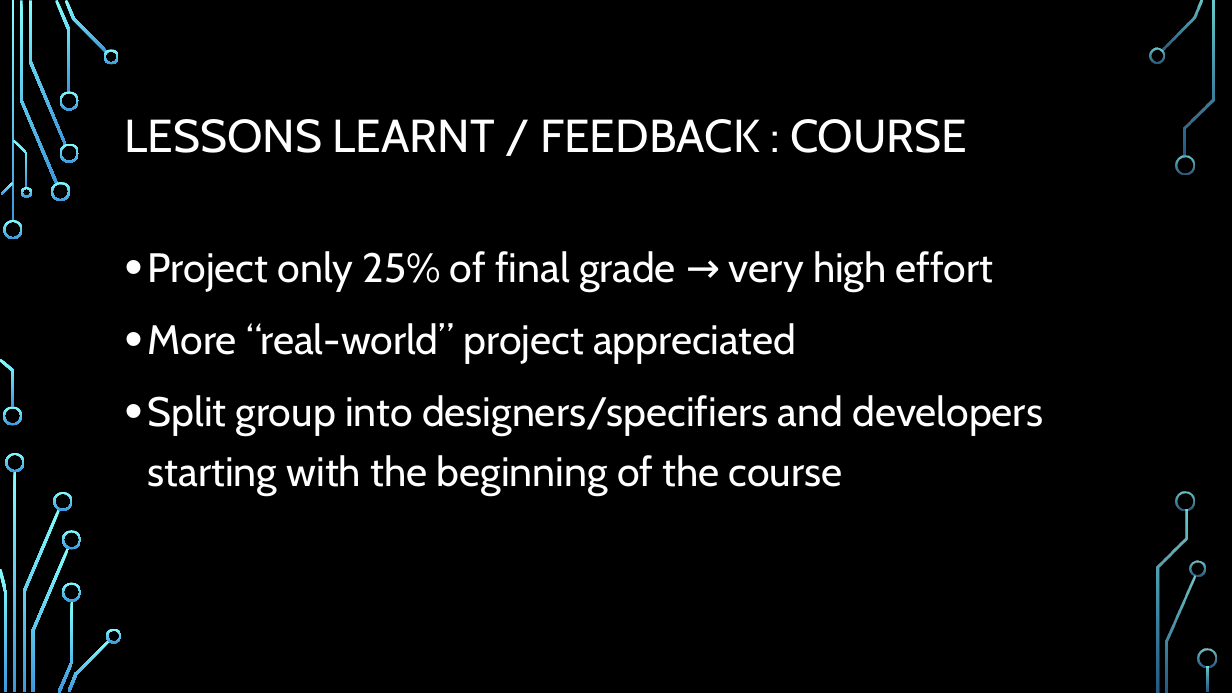
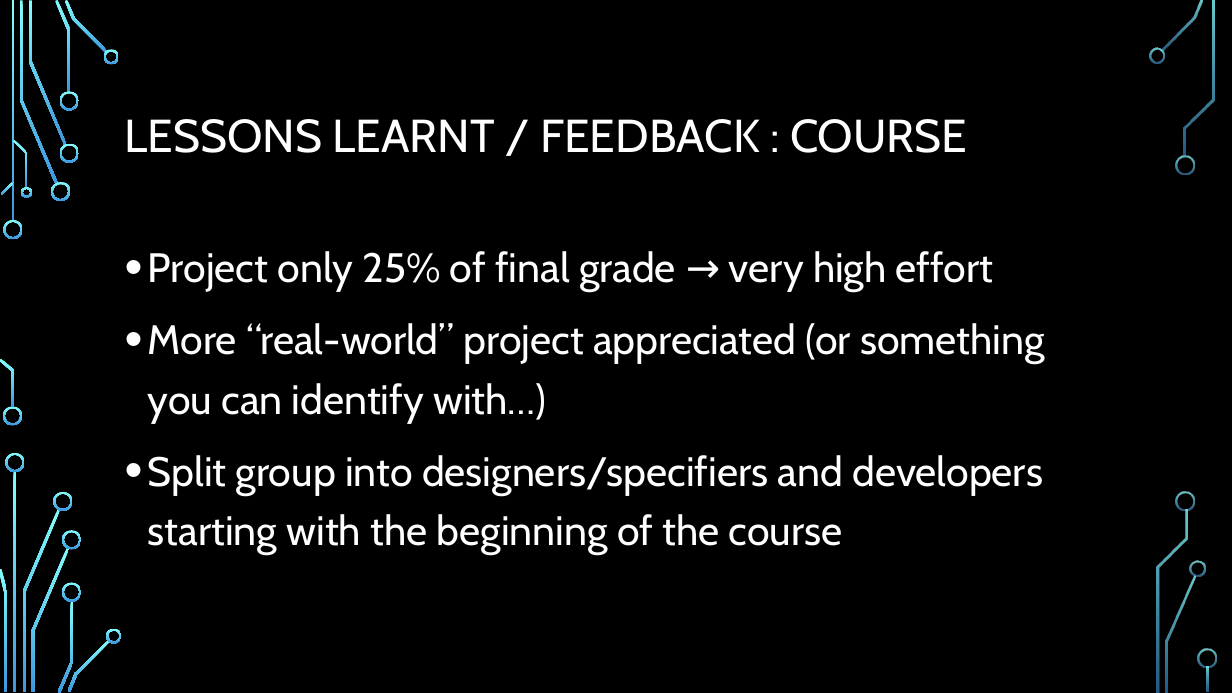
Before and after one commit to BurningBadger/ch.bfh.bti7081.s2016.blue, a slide deck: slide 11 of doc/task14/final_presentation.pptx (slide 12 before the commit). Drawn at 1232x693 pixels with LibreOffice and Linux fonts; fonts in the diff are those of the drawing; background and template pictures are left out. Boxes give left, top, right and bottom in pixels: in the first picture for what was removed or moved away, otherwise in the second. Text is boxed around its words. In the diff, an @@ line names an element or a change of style, - is before the commit and + after.

```diff
--- a/doc/task14/final_presentation.pptx
+++ b/doc/task14/final_presentation.pptx
@@ text at (148,323,1045,423): text changed @@
-• More “real-world” project appreciated
+• More “real-world” project appreciated (or something you can identify with…)
```
Also in this commit, not shown: 3 other slides changed, 1 slide removed.
